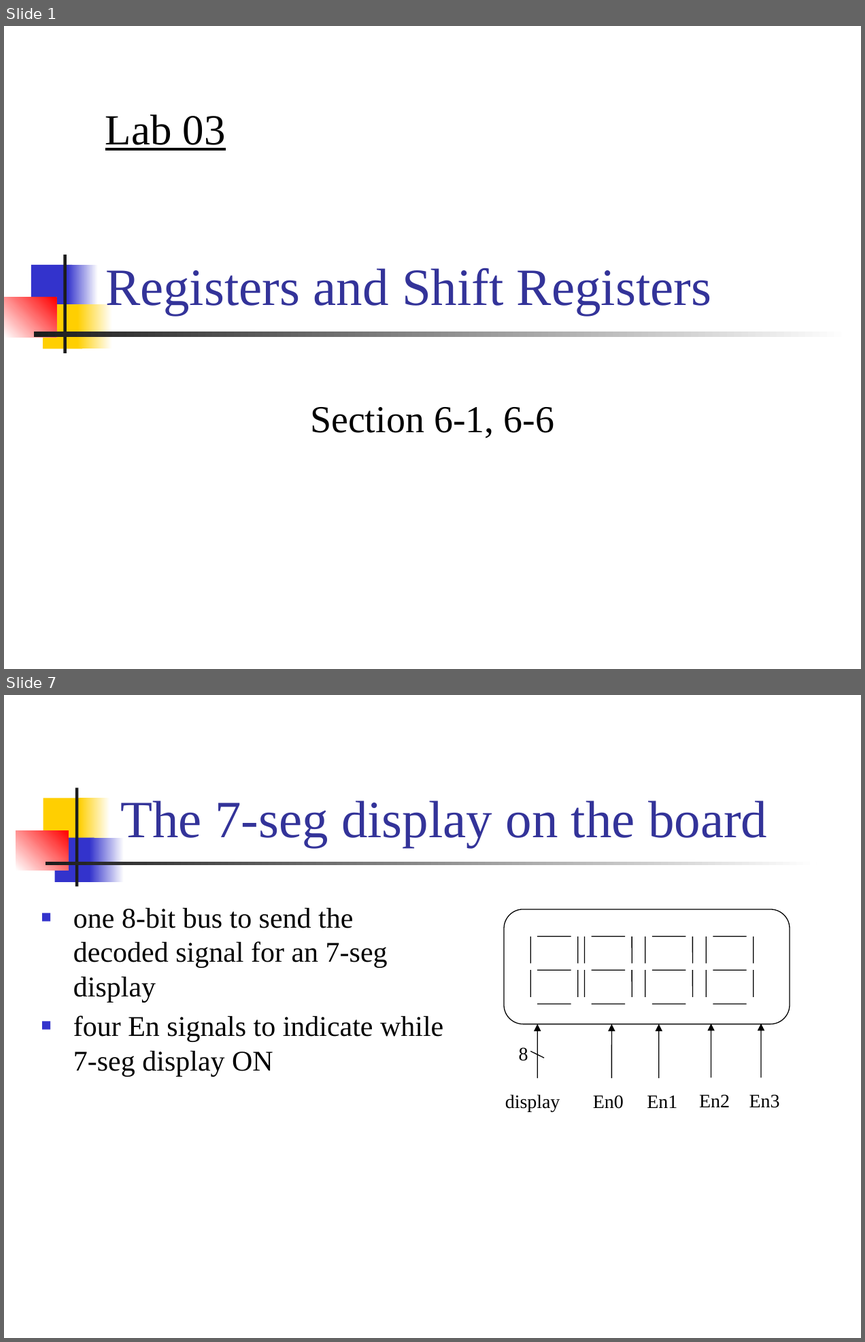
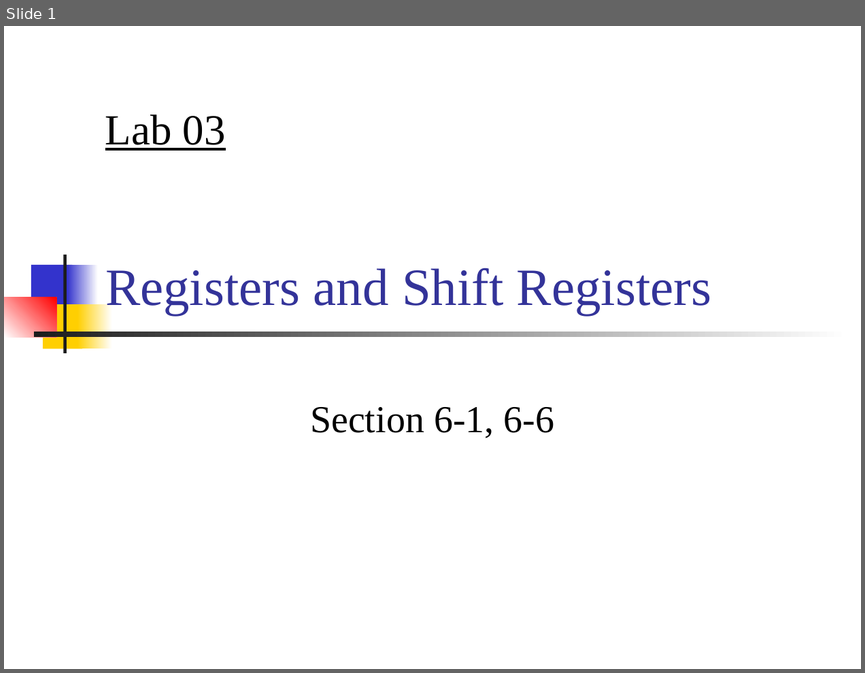
Before and after one commit to CGUSystemCourses/Comp_Org-2018, a slide deck: Lectures/lec03-registers/lab03-registers.pptx. Shown one above the other, each under a label of ours: slides 1 and 7 before the commit, slide 1 after it; the slides between them are not shown. The pictures are 865x1342 and 865x673 pixels, drawn with LibreOffice and Linux fonts; fonts in the diff are those of the drawing. Boxes give left, top, right and bottom in pixels: in the first picture for what was removed or moved away, otherwise in the second. Text is boxed around its words. In the diff, an @@ line names an element or a change of style, - is before the commit and + after.

```diff
--- a/Lectures/lec03-registers/lab03-registers.pptx
+++ b/Lectures/lec03-registers/lab03-registers.pptx
@@ slide 7 removed at [4, 695, 861, 1338], background #FFFFFF @@
@@ rectangle removed at [75, 787, 77, 886] @@
@@ rectangle removed at [43, 798, 84, 843] @@
@@ rectangle removed at [79, 798, 110, 843] @@
@@ title removed at [120, 800, 767, 847] @@
-The 7-seg display on the board
@@ rectangle removed at [16, 830, 68, 870] @@
@@ rectangle removed at [54, 837, 94, 882] @@
@@ rectangle removed at [90, 837, 124, 882] @@
@@ rectangle removed at [45, 862, 816, 864] @@
@@ text removed at [73, 908, 443, 1076] @@
-■ one 8-bit bus to send the decoded signal for an 7-seg display
-■ four En signals to indicate while 7-seg display ON
@@ group removed at [504, 909, 789, 1111]: 29 lines, 6 texts, 5 arrows, 1 rounded rectangle @@
-8
-display
-En0
-En1
-En2
-En3
```
Also in this commit, not shown: 5 slides changed, 7 other slides removed, 1 other file.
